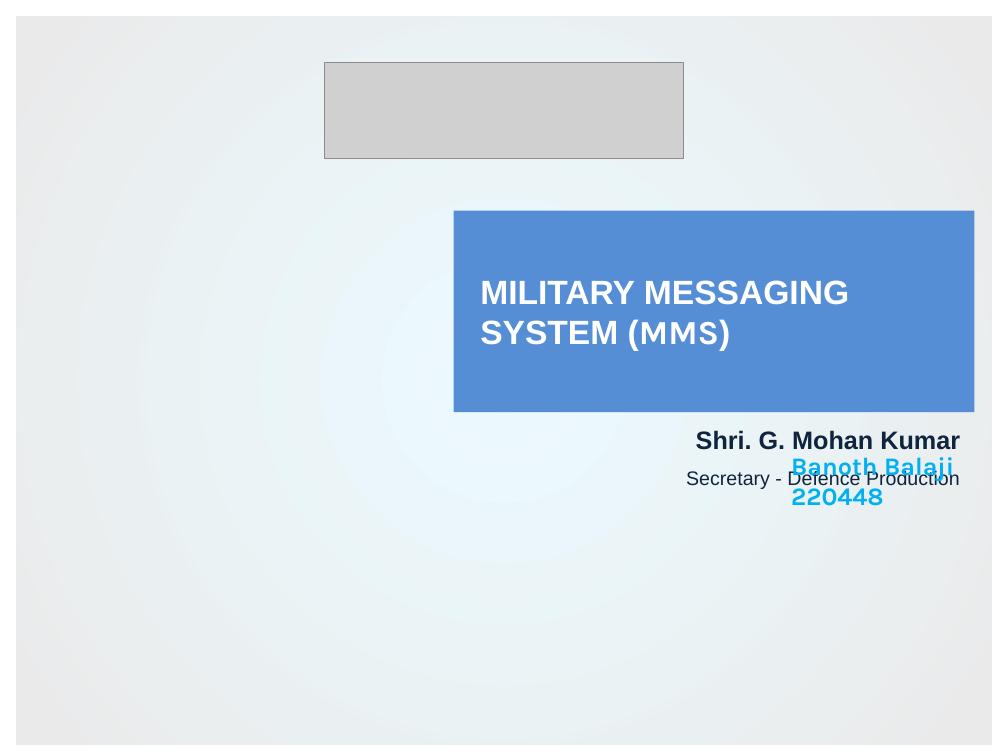
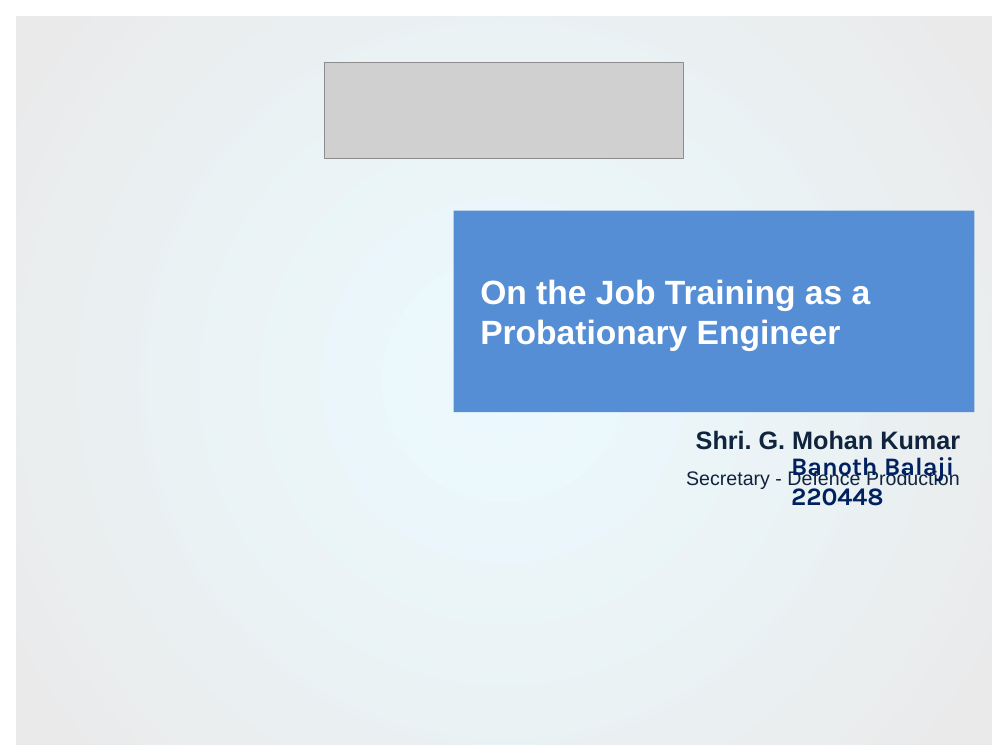
Before and after one commit to ushalaji0505/ERP-API-DOC, a slide deck: slide 1 of mms-bel.pptx. Drawn at 1008x756 pixels with LibreOffice and Linux fonts; fonts in the diff are those of the drawing; grey boxes stand for pictures; background and template pictures are left out. Boxes give left, top, right and bottom in pixels: in the first picture for what was removed or moved away, otherwise in the second. Text is boxed around its words. In the diff, an @@ line names an element or a change of style, - is before the commit and + after.

```diff
--- a/mms-bel.pptx
+++ b/mms-bel.pptx
@@ text at box(480, 279, 871, 351): text changed @@
-MILITARY MESSAGING SYSTEM (MMS)
+On the Job Training as a Probationary Engineer
@@ text "Banoth Balaji" at box(791, 457, 954, 506): text colour #00B0F0 to #002060 @@
```
Also in this commit, not shown: 2 other slides changed, 4 slides added.
